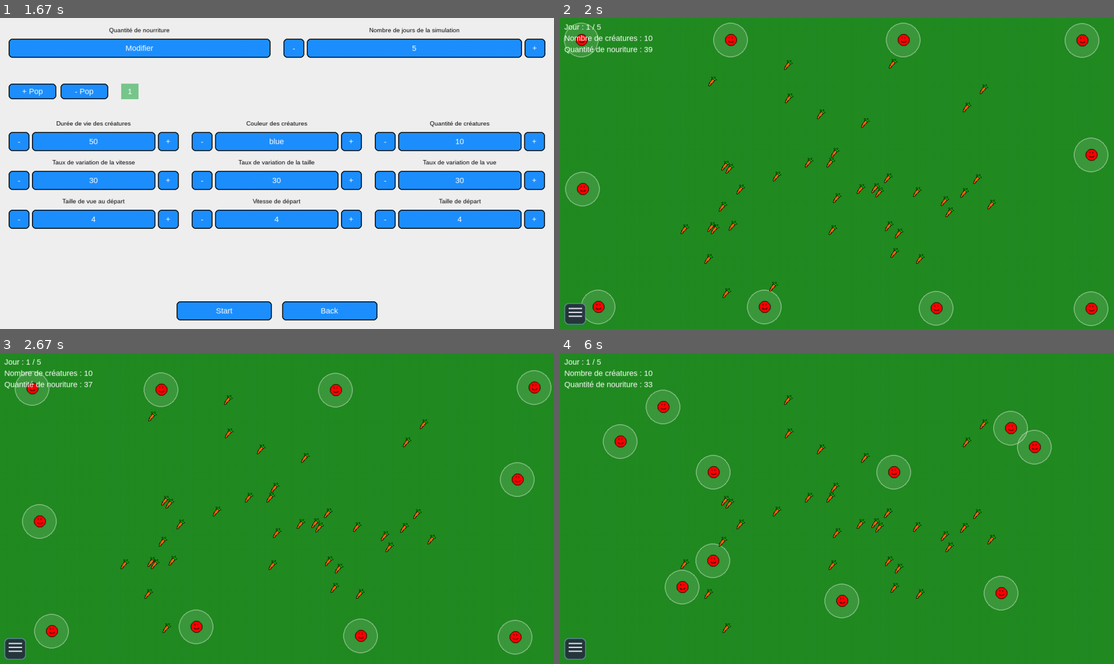
Above: before the commit, frames 1-4 (two rows, left to right).
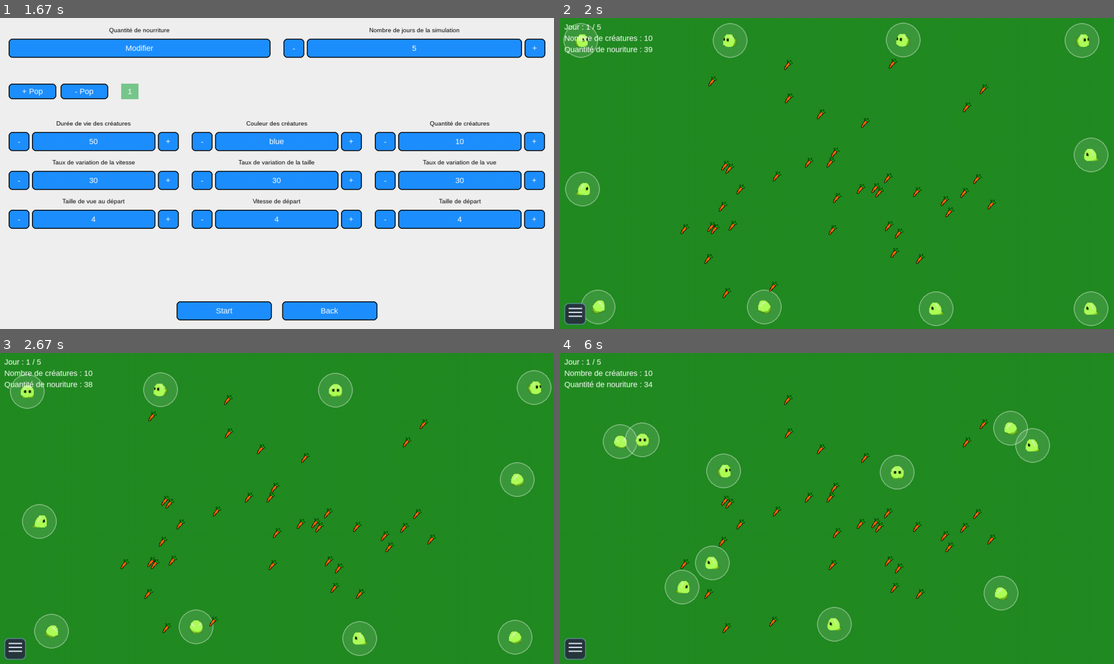
Above: after the commit, the same moments.

Repository: X47C/Trophees-NSI
Game: pygame game, started from main.py
Two runs of this game, one before a commit and one after it. Both use one fixed random seed, a clock stepped at 60 frames per second and the inputs below.
Inputs (mouse positions are in pixels of both pictures, inside the frame that each line leads up to):
- Up to frame 1 (1.67 s): click (260, 120) at 1.48 s
- Up to frame 2 (2 s): click "Start" at 1.82 s
- Up to frame 3 (2.67 s): press the mouse at (16, 648) at 2.13 s; move the mouse to (132, 542) at 2.23 s; release the mouse at (254, 433) at 2.37 s; click (376, 421) at 2.48 s
- Up to frame 4 (6 s): press the mouse at (576, 648) at 2.8 s; move the mouse to (731, 520) at 2.9 s; release the mouse at (892, 393) at 3.03 s; press the mouse at (576, 648) at 3.13 s; move the mouse to (637, 608) at 3.23 s; release the mouse at (704, 564) at 3.37 s; press the mouse at (576, 648) at 3.47 s; move the mouse to (687, 626) at 3.57 s; release the mouse at (803, 604) at 3.7 s; press the mouse at (576, 648) at 3.8 s; move the mouse to (643, 626) at 3.9 s; release the mouse at (715, 604) at 4.03 s; press the mouse at (576, 648) at 4.13 s; move the mouse to (720, 536) at 4.23 s; release the mouse at (870, 424) at 4.37 s; click (643, 393) at 4.48 s; press the mouse at (576, 648) at 4.8 s; move the mouse to (798, 524) at 4.9 s; release the mouse at (1025, 396) at 5.03 s; click (903, 480) at 5.15 s; press the mouse at (576, 648) at 5.47 s; move the mouse to (632, 592) at 5.57 s; release the mouse at (687, 533) at 5.7 s; click (842, 567) at 5.82 s

Frame 1 is identical in both runs. In frame 2, 1.0% of the frame differs, in the area x 0-98%, y 1-100%; in frame 3, 1.4%; in frame 4, 3.6%, in the area x 9-89%, y 9-93%.

Commit message:
Merge branch 'main' of https://github.com/X47C/Trophees-NSI

Diff:
--- a/Game/creature.py
+++ b/Game/creature.py
@@ -10,7 +10,7 @@
     Entrée : Speed, Size, View (int, compris entre 1 et 10)
     """
 
-    def __init__(self, Speed:int, Size:int, View:int, Variation_Speed:int, Variation_Size:int, Variation_View:int, Days_Max:int, Color:tuple) -> None:
+    def __init__(self, Speed:int, Size:int, View:int, Variation_Speed:int, Variation_Size:int, Variation_View:int, Days_Max:int, Color:str) -> None:
         #caracteristiques
         self.speed = Speed
         self.size = Size
@@ -34,9 +34,19 @@
         self.sleep = False
 
         #affichage
-        img = pg.image.load("assets/creature.png")
-        img_size = img.get_size()
-        self.image = pg.transform.smoothscale(img, (img_size[0] + self.size * 2, img_size[1] + self.size * 2))
+        self.nb = 0
+        self.frame = 0
+        self.animations = {
+            'east': self.load_animations('e'),
+            'west': self.load_animations('o'),
+            'north': self.load_animations('n'),
+            'south': self.load_animations('s'),
+            'north-east': self.load_animations('ne'),
+            'south-east': self.load_animations('se'),
+            'north-west': self.load_animations('no'),
+            'south-west': self.load_animations('so'),
+            'asleep': self.load_animations('asleep')}
+        self.image = self.animations['east'][1]
         self.rect = self.image.get_rect(center=(int(self.pos_x), int(self.pos_y)))
 
 
@@ -259,6 +269,8 @@
         self.pos_y = min(max(self.pos_y, margin), h - margin)
         self.rect = self.image.get_rect(center=(int(self.pos_x), int(self.pos_y)))
 
+        # gere l'animation de le creature
+        self.animate((self.angle_deg + 90) % 360)
 
     def Baby(self) -> None:
         """
@@ -372,3 +384,48 @@
         if self.size - 4 >= c.size and c.sleep == False:
             settings.creatures_list[i].pop(j)
             return
+
+
+    def load_animations(self, type:str) -> list:
+        """
+        permet de charger tout les sprites d'un animation, les renvoie dans une liste
+        """
+        path = f'assets/creature/{self.color}/{type}'
+        frames = []
+        for i in range(5):
+            f = pg.image.load(f'{path}/{i}.png')
+            f_size = f.get_size()
+            if type == 'asleep':
+                f.set_alpha(125)
+            frames.append(pg.transform.smoothscale(f, (f_size[0] + self.size * 2, f_size[1] + self.size * 2)))
+        return frames
+
+
+    def animate(self, orientation=0) -> None:
+        self.nb += 1
+        if self.nb >= 15:
+            self.frame += 1
+            if self.frame >= 5:
+                self.frame = 0
+            self.nb = 0
+        if self.sleep:
+            self.image = self.animations['asleep'][self.frame]
+        else:
+            o = orientation # sécurité si jamais dépasses 360
+
+            if o >= 337.5 or o < 22.5:
+                self.image = self.animations['north'][self.frame]
+            elif o < 67.5:
+                self.image = self.animations['north-east'][self.frame]
+            elif o < 112.5:
+                self.image = self.animations['east'][self.frame]
+            elif o < 157.5:
+                self.image = self.animations['south-east'][self.frame]
+            elif o < 202.5:
+                self.image = self.animations['south'][self.frame]
+            elif o < 247.5:
+                self.image = self.animations['south-west'][self.frame]
+            elif o < 292.5:
+                self.image = self.animations['west'][self.frame]
+            elif o < 337.5:
+                self.image = self.animations['north-west'][self.frame]
--- a/Game/game.py
+++ b/Game/game.py
@@ -24,9 +24,10 @@
                     c.moove()
                     c.Eat()
                 else:
+                    c.animate()
                     if c.sleep == False:
                         c.sleep = True
-                        c.image.set_alpha(125)
+
 
 
     def first_day(self) -> None:
--- a/main.py
+++ b/main.py
@@ -10,7 +10,9 @@
 pg.init()
 pg.display.set_caption('Darwined')
 
-screen = pg.display.set_mode(settings.Display_size)
+info = pg.display.Info()
+settings.Display_size = (info.current_w, info.current_h)
+screen = pg.display.set_mode(settings.Display_size, pg.NOFRAME)
 clock = pg.time.Clock()
 
 # création des écrans
Binary file added: assets/creature/blue/asleep/0.png
Binary file added: assets/creature/blue/asleep/1.png
Binary file added: assets/creature/blue/asleep/2.png
Binary file added: assets/creature/blue/asleep/3.png
Binary file added: assets/creature/blue/asleep/4.png
Binary file added: assets/creature/blue/e/0.png
Binary file added: assets/creature/blue/e/1.png
Binary file added: assets/creature/blue/e/2.png
Binary file added: assets/creature/blue/e/3.png
Binary file added: assets/creature/blue/e/4.png
Binary file added: assets/creature/blue/n/0.png
Binary file added: assets/creature/blue/n/1.png
(and 303 more such lines)
